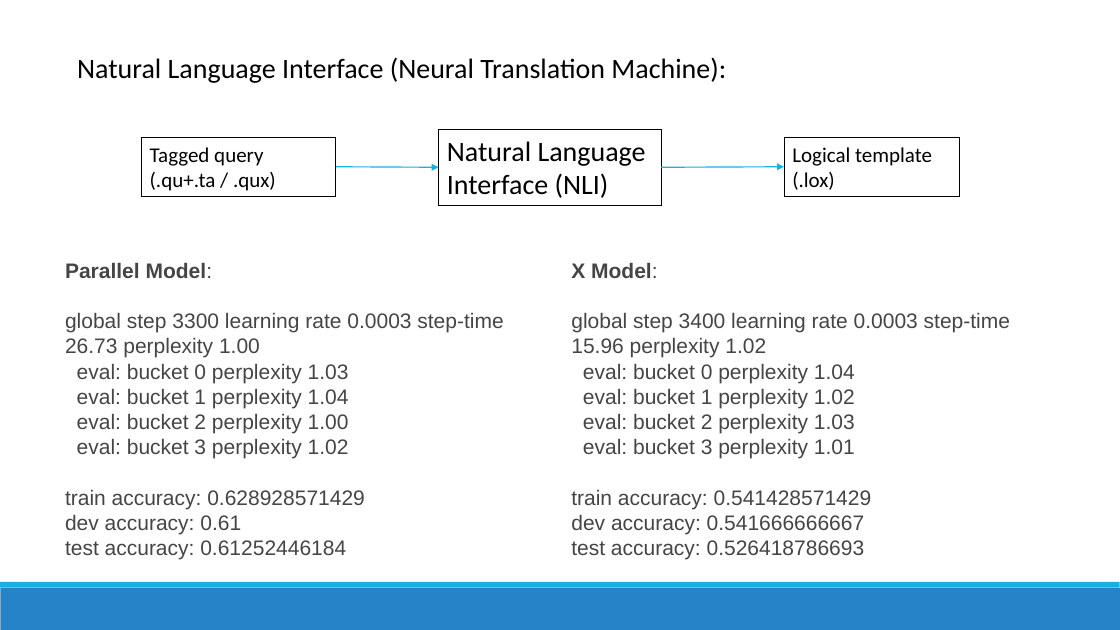
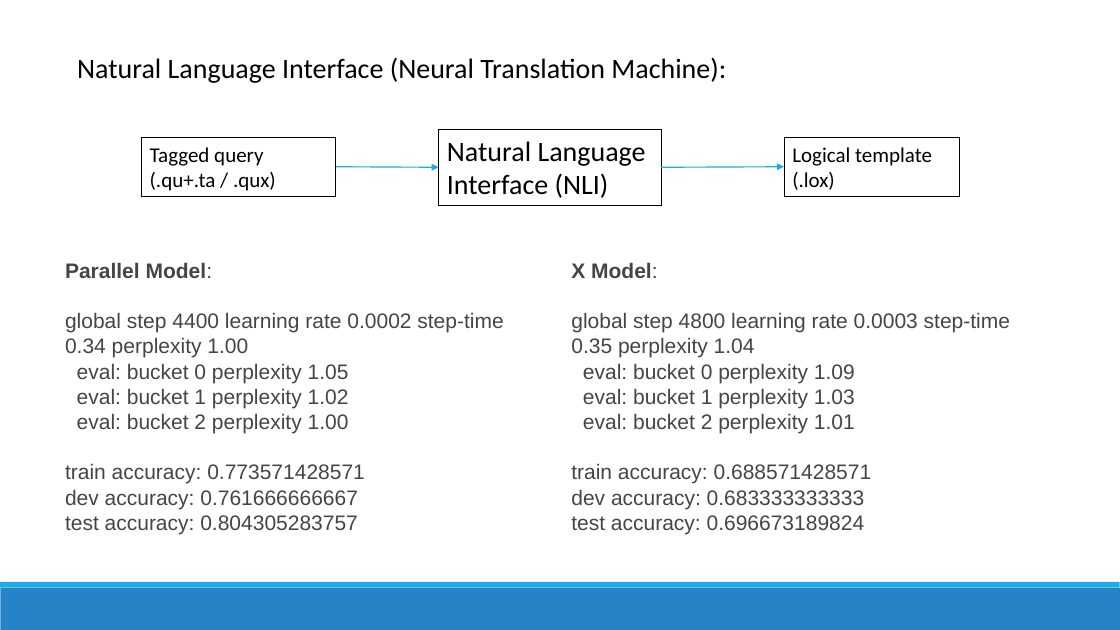
Before and after one commit to richardxiong/dnnQuery, a slide deck: slide 15 of dnnQuery2.pptx (slide 14 before the commit). Drawn at 1120x630 pixels with LibreOffice and Linux fonts; fonts in the diff are those of the drawing. Boxes give left, top, right and bottom in pixels: in the first picture for what was removed or moved away, otherwise in the second. Text is boxed around its words. In the diff, an @@ line names an element or a change of style, - is before the commit and + after.

```diff
--- a/dnnQuery2.pptx
+++ b/dnnQuery2.pptx
@@ text at [65, 312, 503, 408]: text changed @@
-global step 3300 learning rate 0.0003 step-time 26.73 perplexity 1.00
-eval: bucket 0 perplexity 1.03
-eval: bucket 1 perplexity 1.04
+global step 4400 learning rate 0.0002 step-time 0.34 perplexity 1.00
+eval: bucket 0 perplexity 1.05
+eval: bucket 1 perplexity 1.02
@@ text at [571, 312, 1010, 534]: text changed @@
-global step 3400 learning rate 0.0003 step-time 15.96 perplexity 1.02
-eval: bucket 0 perplexity 1.04
-eval: bucket 1 perplexity 1.02
-eval: bucket 2 perplexity 1.03
-eval: bucket 3 perplexity 1.01
-train accuracy: 0.541428571429
-dev accuracy: 0.541666666667
-test accuracy: 0.526418786693
+global step 4800 learning rate 0.0003 step-time 0.35 perplexity 1.04
+eval: bucket 0 perplexity 1.09
+eval: bucket 1 perplexity 1.03
+eval: bucket 2 perplexity 1.01
+train accuracy: 0.688571428571
+dev accuracy: 0.683333333333
+test accuracy: 0.696673189824
@@ text at [65, 463, 365, 534]: text changed @@
-eval: bucket 3 perplexity 1.02
-train accuracy: 0.628928571429
-dev accuracy: 0.61
-test accuracy: 0.61252446184
+train accuracy: 0.773571428571
+dev accuracy: 0.761666666667
+test accuracy: 0.804305283757
```
Also in this commit, not shown: 1 other slide changed, 1 slide added, 3 other files.
